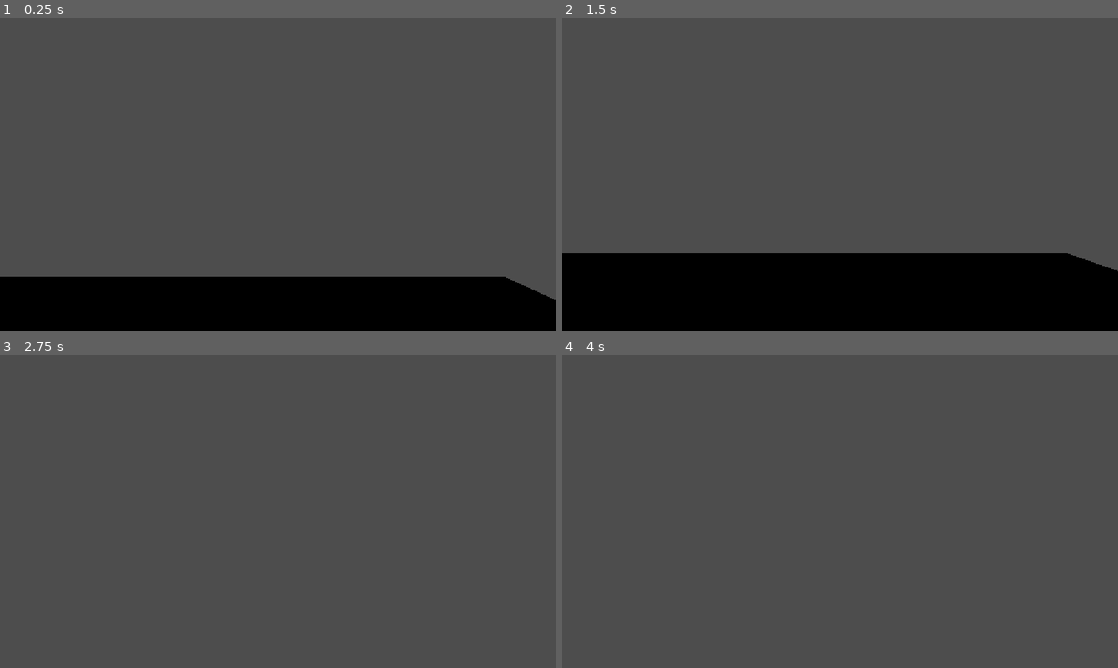
Above: before the commit, frames 1-4 (two rows, left to right).
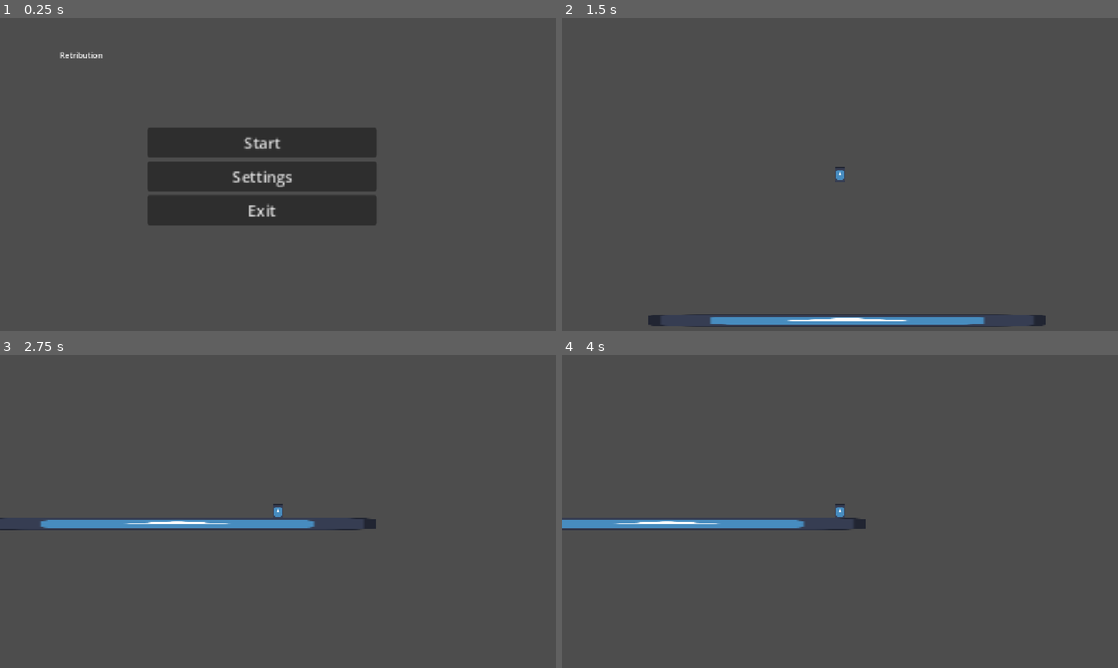
Above: after the commit, the same moments.

Repository: geologyjackrocks-bit/Retribution-godot
Game: Godot game, scene res://control.tscn
Two runs of this game, one before a commit and one after it. Both use one fixed random seed, a clock stepped at 60 frames per second and the inputs below. Before the commit the project starts from res://node_3d.tscn. The engine's default icon, where the game draws it, is replaced by a stand-in: a white triangle on a blue panel in a dark square.
Inputs (mouse positions are in pixels of both pictures, inside the frame that each line leads up to):
- Up to frame 1 (0.25 s): no input
- Up to frame 2 (1.5 s): click (823, 177) at 0.5 s, where only the run after the commit has a clickable "Settings"; click (823, 143) at 1.25 s, where only the run after the commit has a clickable "Start"
- Up to frame 3 (2.75 s): move the mouse to (400, 495) at 2.02 s; hold D (Right) from 2.03 s (still down); hold Right mouse button (View, bound only before the commit) from 2.03 s (still down); tap Space (Jump, bound only before the commit) at 2.27, 2.57 s; tap Shift (Sprint, bound only after the commit) at 2.3 s
- Up to frame 4 (4 s): move the mouse to (728, 527) at 2.77 s; release D (Right) at 2.78 s; release Right mouse button (View, bound only before the commit) at 2.78 s; hold S (Backward, bound only before the commit) 2.78-3.53 s; tap Shift (Sprint, bound only after the commit) at 2.85 s; tap Space (Jump, bound only before the commit) at 3.02, 3.05, 3.32, 3.6 s; move the mouse to (895, 442) at 3.52 s; hold D (Right) from 3.53 s (still down); hold Right mouse button (View, bound only before the commit) from 3.53 s (still down)

The runs differ from the first frame. In frame 1, 28% of the frame differs, in the area x 0-100%, y 10-100%; in frame 2, 25%; in frame 3, 1.7%; in frame 4, 1.5%.

Commit message:
uh something

Diff:
--- /dev/null
+++ b/button.gd
@@ -0,0 +1,19 @@
+extends Button
+
+
+# Called when the node enters the scene tree for the first time.
+func _ready() -> void:
+	pass # Replace with function body.
+
+
+# Called every frame. 'delta' is the elapsed time since the previous frame.
+func _process(delta: float) -> void:
+	pass
+
+
+func _on_start_pressed():
+	get_tree().change_scene_to_file("res://node_3d.tscn")
+
+
+func _on_exit_pressed() -> void:
+	get_tree().quit()
--- /dev/null
+++ b/character_body_2d.gd
@@ -0,0 +1,29 @@
+extends CharacterBody2D
+
+
+var speed = 300.0
+const JUMP_VELOCITY = -400.0
+
+
+func _physics_process(delta: float) -> void:
+	# Add the gravity.
+	if not is_on_floor():
+		velocity += get_gravity() * delta
+
+	if Input.is_action_pressed("Sprint"):
+		speed = 500
+	else:
+		speed = 300
+	# Handle jump.
+	if Input.is_action_just_pressed("Jump") and is_on_floor():
+		velocity.y = JUMP_VELOCITY
+
+	# Get the input direction and handle the movement/deceleration.
+	# As good practice, you should replace UI actions with custom gameplay actions.
+	var direction := Input.get_axis("Left", "Right")
+	if direction:
+		velocity.x = direction * speed
+	else:
+		velocity.x = move_toward(velocity.x, 0, speed)
+
+	move_and_slide()
--- /dev/null
+++ b/control.tscn
@@ -0,0 +1,53 @@
+[gd_scene format=3 uid="uid://iiabqxe7qhtn"]
+
+[ext_resource type="Script" uid="uid://cx0f7rn2a6ygh" path="res://button.gd" id="1_0fbet"]
+
+[node name="Control" type="Control" unique_id=2040585052]
+layout_mode = 3
+anchors_preset = 15
+anchor_right = 1.0
+anchor_bottom = 1.0
+offset_left = -2.0
+offset_top = 2.0
+offset_right = -2.0
+offset_bottom = 2.0
+grow_horizontal = 2
+grow_vertical = 2
+
+[node name="VBoxContainer" type="VBoxContainer" parent="." unique_id=1257990340]
+layout_mode = 1
+anchors_preset = -1
+anchor_left = 0.060000002
+anchor_top = 0.33800003
+anchor_right = 0.060000002
+anchor_bottom = 0.33800003
+offset_left = 237.88
+offset_top = 5.9759827
+offset_right = 475.88
+offset_bottom = 106.97598
+scale = Vector2(2, 2)
+metadata/_edit_group_ = true
+
+[node name="Start" type="Button" parent="VBoxContainer" unique_id=44925164]
+layout_mode = 2
+text = "Start"
+script = ExtResource("1_0fbet")
+
+[node name="Settings" type="Button" parent="VBoxContainer" unique_id=1988501472]
+layout_mode = 2
+text = "Settings"
+
+[node name="Exit" type="Button" parent="VBoxContainer" unique_id=322268074]
+layout_mode = 2
+text = "Exit"
+
+[node name="RichTextLabel" type="RichTextLabel" parent="." unique_id=1438836025]
+layout_mode = 0
+offset_left = 126.0
+offset_top = 63.0
+offset_right = 505.0
+offset_bottom = 103.0
+text = "Retribution"
+
+[connection signal="pressed" from="VBoxContainer/Start" to="VBoxContainer/Start" method="_on_start_pressed"]
+[connection signal="pressed" from="VBoxContainer/Exit" to="VBoxContainer/Start" method="_on_exit_pressed"]
--- /dev/null
+++ b/exit.gd
@@ -0,0 +1,11 @@
+extends Button
+
+
+# Called when the node enters the scene tree for the first time.
+func _ready() -> void:
+	pass # Replace with function body.
+
+
+# Called every frame. 'delta' is the elapsed time since the previous frame.
+func _process(delta: float) -> void:
+	pass
--- a/node_3d.tscn
+++ b/node_3d.tscn
@@ -1,42 +1,45 @@
 [gd_scene format=3 uid="uid://yv77pew8j26s"]
 
-[ext_resource type="Script" uid="uid://bbbqvbufp4t77" path="res://character_body_3d.gd" id="1_a202f"]
+[ext_resource type="Script" uid="uid://mh11diqmeu6n" path="res://character_body_2d.gd" id="1_a202f"]
+[ext_resource type="Texture2D" uid="uid://b7vnxdy3m863h" path="res://icon.svg" id="2_noarx"]
 
-[sub_resource type="BoxShape3D" id="BoxShape3D_1cxy6"]
-size = Vector3(9.281006, 0.4555664, 4.911743)
+[sub_resource type="CapsuleShape2D" id="CapsuleShape2D_kdf6o"]
 
-[sub_resource type="BoxMesh" id="BoxMesh_1cxy6"]
-size = Vector3(9.259766, 0.39160156, 5.043396)
+[sub_resource type="RectangleShape2D" id="RectangleShape2D_hpj17"]
+size = Vector2(868.5, 20)
 
-[sub_resource type="CapsuleMesh" id="CapsuleMesh_7dk3y"]
+[sub_resource type="TileSet" id="TileSet_kdf6o"]
+tile_size = Vector2i(1, 1)
 
-[sub_resource type="CapsuleShape3D" id="CapsuleShape3D_n6liu"]
+[node name="Node2D" type="Node2D" unique_id=439986160]
 
-[node name="Node3D" type="Node3D" unique_id=1572322832]
+[node name="CharacterBody2D" type="CharacterBody2D" parent="." unique_id=1430633823]
+position = Vector2(472, 302)
+script = ExtResource("1_a202f")
+metadata/_edit_group_ = true
 
-[node name="StaticBody3D" type="StaticBody3D" parent="." unique_id=1570357129]
+[node name="CollisionShape2D" type="CollisionShape2D" parent="CharacterBody2D" unique_id=1008267083]
+shape = SubResource("CapsuleShape2D_kdf6o")
 
-[node name="CollisionShape3D" type="CollisionShape3D" parent="StaticBody3D" unique_id=400324397]
-transform = Transform3D(1, 0, 0, 0, 1, 0, 0, 0, 1, -0.72717285, -0.2722168, -0.097839355)
-shape = SubResource("BoxShape3D_1cxy6")
+[node name="Sprite2D" type="Sprite2D" parent="CharacterBody2D" unique_id=2036524572]
+position = Vector2(3.8146973e-06, 0.50000024)
+scale = Vector2(0.1718752, 0.24218738)
+texture = ExtResource("2_noarx")
 
-[node name="MeshInstance3D" type="MeshInstance3D" parent="StaticBody3D" unique_id=1752654052]
-transform = Transform3D(1, 0, 0, 0, 1, 0, 0, 0, 1, -0.80566406, -0.27294922, -0.15853882)
-mesh = SubResource("BoxMesh_1cxy6")
+[node name="Camera2D" type="Camera2D" parent="CharacterBody2D" unique_id=2037479417]
 
-[node name="CharacterBody3D" type="CharacterBody3D" parent="." unique_id=786087569]
-transform = Transform3D(1, 0, 0, 0, 1, 0, 0, 0, 1, 0.84594476, 1.5961118, 0)
-script = ExtResource("1_a202f")
+[node name="StaticBody2D" type="StaticBody2D" parent="." unique_id=131997674]
+position = Vector2(174, 616)
+metadata/_edit_group_ = true
 
-[node name="MeshInstance3D" type="MeshInstance3D" parent="CharacterBody3D" unique_id=1676602614]
-mesh = SubResource("CapsuleMesh_7dk3y")
+[node name="CollisionShape2D" type="CollisionShape2D" parent="StaticBody2D" unique_id=1640249281]
+position = Vector2(307.75, 0)
+shape = SubResource("RectangleShape2D_hpj17")
 
-[node name="CollisionShape3D" type="CollisionShape3D" parent="CharacterBody3D" unique_id=1227420188]
-shape = SubResource("CapsuleShape3D_n6liu")
+[node name="Sprite2D" type="Sprite2D" parent="StaticBody2D" unique_id=541012845]
+position = Vector2(312.99997, 0.50001717)
+scale = Vector2(6.4375, 0.1953129)
+texture = ExtResource("2_noarx")
 
-[node name="Head" type="Node3D" parent="CharacterBody3D" unique_id=1918593565]
-
-[node name="Camera3D" type="Camera3D" parent="CharacterBody3D/Head" unique_id=1388880811]
-
-[node name="DirectionalLight3D" type="DirectionalLight3D" parent="." unique_id=1377665726]
-transform = Transform3D(1, 0, 0, 0, 1, 0, 0, 0, 1, -0.17635345, 0.73516726, 9.497507)
+[node name="TileMapLayer" type="TileMapLayer" parent="." unique_id=276876884]
+tile_set = SubResource("TileSet_kdf6o")
--- a/project.godot
+++ b/project.godot
@@ -11,7 +11,7 @@
 [application]
 
 config/name="Retribution"
-run/main_scene="uid://yv77pew8j26s"
+run/main_scene="uid://iiabqxe7qhtn"
 config/features=PackedStringArray("4.7", "Forward Plus")
 config/icon="res://icon.svg"
 
@@ -36,24 +36,14 @@
 "events": [Object(InputEventKey,"resource_local_to_scene":false,"resource_name":"","device":-1,"window_id":0,"alt_press …(192 unchanged characters)…
 ]
 }
-Forward={
+Jump={
 "deadzone": 0.2,
 "events": [Object(InputEventKey,"resource_local_to_scene":false,"resource_name":"","device":-1,"window_id":0,"alt_press …(192 unchanged characters)…
 ]
 }
-Backward={
+Sprint={
 "deadzone": 0.2,
-"events": [Object(InputEventKey,"resource_local_to_scene":fa …(140 unchanged characters)… d":false,"keycode":0,"physical_keycode":83,"key_label":0,"unicode":115,"location":0,"echo":false,"script":null)
-]
-}
-Jump={
-"deadzone": 0.2,
-"events": [Object(InputEventKey,"resource_local_to_scene":false,"resource_name":"","device":-1,"window_id":0,"alt_pressed":false,"shift_pressed":false,"ctrl_pressed":false,"meta_pressed":false,"pressed":false,"keycode":0,"physical_keycode":32,"key_label":0,"unicode":32,"location":0,"echo":false,"script":null)
-]
-}
-View={
-"deadzone": 0.2,
-"events": [Object(InputEventMouseButton,"resource_local_to_scene":false,"resource_name":"","device":-1,"window_id":0,"alt_pressed":false,"shift_pressed":false,"ctrl_pressed":false,"meta_pressed":false,"button_mask":0,"position":Vector2(0, 0),"global_position":Vector2(0, 0),"factor":1.0,"button_index":2,"canceled":false,"pressed":false,"double_click":false,"script":null)
+"events": [Object(InputEventKey,"resource_local_to_scene":fa …(140 unchanged characters)… d":false,"keycode":0,"physical_keycode":4194325,"key_label":0,"unicode":0,"location":0,"echo":false,"script":null)
 ]
 }
 
Not shown, added: button.gd.uid
Not shown, added: character_body_2d.gd.uid
Not shown, added: exit.gd.uid
